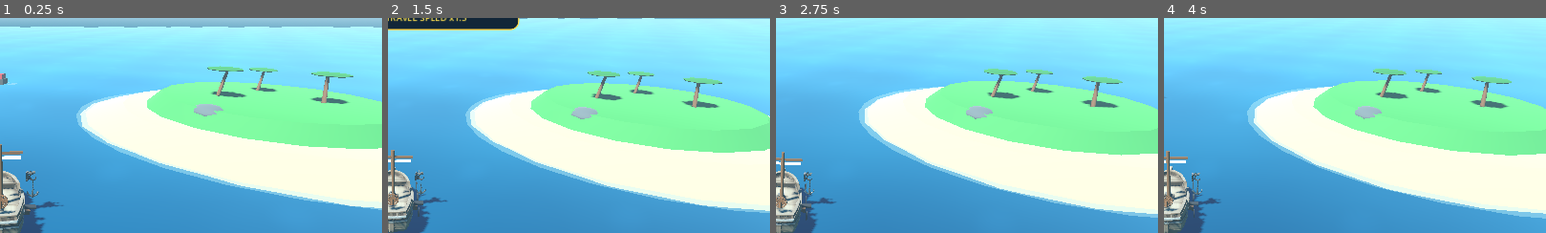
Above: before the commit, frames 1-4 (left to right).
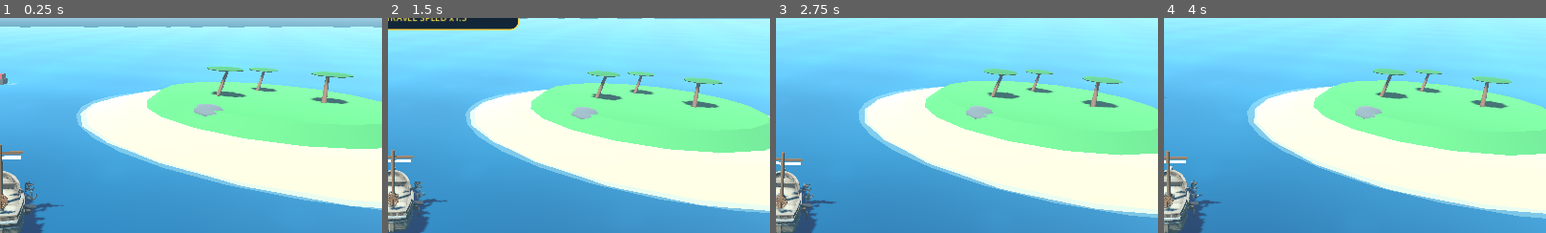
Above: after the commit, the same moments.

Repository: za99405com-ui/Pirate-Seasonline
Game: Godot game, scene res://scenes/world/world.tscn
Two runs of this game, one before a commit and one after it. Both use one fixed random seed, a clock stepped at 60 frames per second and the inputs below.
Inputs:
- Up to frame 1 (0.25 s): no input
- Up to frame 2 (1.5 s): click "UPGRADE 75 G" at 0.5 s; click "UPGRADE 120 G" at 1.25 s
- Up to frame 3 (2.75 s): click "UPGRADE 180 G" at 2 s
- Up to frame 4 (4 s): click "UPGRADE 250 G" at 2.75 s; click "UPGRADE 340 G" at 3.5 s
The pictures show only the part of the screen within x 50-100%, y 15-65%; the shares and areas given below are measured in that part.

The runs differ from the first frame. In frame 1, 0.3% of the frame differs, in the area x 6-16%, y 71-91%; in frame 2, 0.2%; in frame 3, 0.2%; in frame 4, 0.2%.

Commit message:
Fix anchor stow against starboard hull and throw forward-right, with fast sinking and curved tether

Diff:
--- a/godot_game/scripts/player/anchor_rig.gd
+++ b/godot_game/scripts/player/anchor_rig.gd
@@ -1,28 +1,31 @@
 class_name AnchorRig
 extends Node3D
-## Rigid anchor + fixed bracket + curved procedural rope. The anchor model lives
-## in WORLD space, allowing the hull to drift and then swing around the seabed pin.
-## Coordinates: +X starboard, -Z bow, Y=0 average waterline.
+## Starboard anchor attached beside the forward-right gunwale.
+## The anchor is thrown outward (+X), never backward toward the stern.
+## Its world-space pin and curved rope give the bow a real mooring point.
 
 enum State { RAISED, LOWERING, SET, RAISING }
 
 @export var anchor_model_path: String = "res://assets/models/Anchor_Mobile_2048.glb"
 @export var holder_model_path: String = "res://assets/models/Anchor_Holder_Mobile_2048.glb"
-@export var mount_offset: Vector3 = Vector3(2.12, 2.33, -1.38)
+@export var mount_offset: Vector3 = Vector3(2.06, 1.38, -1.47)
 @export var sea_floor_y: float = -3.5
-@export var lowering_speed: float = 2.6
-@export var raising_speed: float = 3.2
-@export var initial_rope_slack: float = 1.6
+@export var lowering_speed: float = 5.8
+@export var raising_speed: float = 4.2
+@export var throw_side_distance: float = 2.15
+@export var throw_forward_distance: float = 0.55
+@export var initial_rope_slack: float = 0.55
 
 var state: State = State.RAISED
 var seabed_point: Vector3 = Vector3.ZERO
-var rope_reach: float = 5.0
-var _anchor_position: Vector3 = Vector3.ZERO  # Anchor ring, NOT anchor center
+var rope_reach: float = 2.5
+var _anchor_position: Vector3 = Vector3.ZERO
+var _drop_progress: float = 0.0
+var _throw_start: Vector3 = Vector3.ZERO
 var _holder: Node3D
 var _anchor: Node3D
 var _rope: MeshInstance3D
 var _ship: Node3D
-var _rope_material: StandardMaterial3D
 var _rope_refresh: int = 0
 var _splash_life: float = 0.0
 var _splash: MeshInstance3D
@@ -31,43 +34,49 @@
 	_ship = get_parent() as Node3D
 	_holder = Node3D.new()
 	_holder.name = "StarboardAnchorHolder"
-	_holder.position = mount_offset
 	add_child(_holder)
-	if not _try_load_asset(_holder, holder_model_path, 1.0):
+	if not _try_load_asset(_holder, holder_model_path, 0.9):
 		_fallback_holder(_holder)
-	# Orient holder's hook toward open water, not inside the hull.
 	_holder.rotation.y = -0.18
 
 	_anchor = Node3D.new()
 	_anchor.name = "WorldAnchor"
 	add_child(_anchor)
 	_anchor.top_level = true
-	if not _try_load_asset(_anchor, anchor_model_path, 1.18):
+	if not _try_load_asset(_anchor, anchor_model_path, 1.22):
 		_fallback_anchor(_anchor)
 	else:
-		# Imported anchor local origin is below its top ring. Put its ring at
-		# WorldAnchor's pivot so the rope really attaches to the metal eye.
-		var model: Node3D = _anchor.get_child(0) as Node3D
-		model.position.y = -1.18
+		# Place the topmost part of the imported mesh right at the rope
+		# attachment pivot. The model stays alongside the hull when stowed.
+		var model := _anchor.get_child(0) as Node3D
+		var mesh: MeshInstance3D = _find_mesh(model)
+		if mesh:
+			var bounds: AABB = mesh.get_aabb()
+			var factor: float = model.scale.y
+			model.position = Vector3(
+				-bounds.get_center().x * factor,
+				-bounds.end.y * factor,
+				-bounds.get_center().z * factor
+			)
 
 	_rope = MeshInstance3D.new()
 	_rope.name = "CurvedAnchorRope"
 	add_child(_rope)
 	_rope.top_level = true
-	_rope_material = _material(Color(0.38, 0.29, 0.17), false)
-	_rope_material.cull_mode = BaseMaterial3D.CULL_DISABLED
-	_rope.material_override = _rope_material
+	var rope_material := _material(Color(0.36, 0.26, 0.16), false)
+	rope_material.cull_mode = BaseMaterial3D.CULL_DISABLED
+	_rope.material_override = rope_material
 	_rope.cast_shadow = GeometryInstance3D.SHADOW_CASTING_SETTING_OFF
 
 	_splash = MeshInstance3D.new()
 	_splash.name = "AnchorEntryRipple"
 	var torus := TorusMesh.new()
-	torus.inner_radius = 0.18
-	torus.outer_radius = 0.24
+	torus.inner_radius = 0.19
+	torus.outer_radius = 0.25
 	torus.rings = 12
 	torus.ring_segments = 16
 	_splash.mesh = torus
-	var splash_material := _material(Color(0.68, 0.91, 0.95, 0.7), false)
+	var splash_material := _material(Color(0.71, 0.91, 0.95, 0.7), false)
 	splash_material.shading_mode = BaseMaterial3D.SHADING_MODE_UNSHADED
 	splash_material.transparency = BaseMaterial3D.TRANSPARENCY_ALPHA
 	_splash.material_override = splash_material
@@ -76,33 +85,42 @@
 	_splash.visible = false
 	call_deferred("_reset_visuals")
 
+func get_attachment_position() -> Vector3:
+	return _attachment_position() + _ship.global_basis * Vector3(0.16, -0.04, 0.0)
+
+func _attachment_position() -> Vector3:
+	if not is_instance_valid(_ship):
+		return Vector3.ZERO
+	var ship_visuals: Node3D = _ship.get_node_or_null("Visuals") as Node3D
+	if ship_visuals:
+		return ship_visuals.to_global(mount_offset)
+	return _ship.to_global(mount_offset)
+
 func _stowed_ring() -> Vector3:
-	# Ring is next to the side bracket, with anchor hanging DOWN, beside the hull.
-	return _attachment_position() + _ship.global_basis * Vector3(0.28, -0.17, 0.0)
+	return _attachment_position() + _ship.global_basis * Vector3(0.18, -0.11, 0.0)
 
 func _reset_visuals() -> void:
-	if not is_instance_valid(_ship):
+	if not is_instance_valid(_ship) or not is_instance_valid(_anchor):
 		return
 	_anchor_position = _stowed_ring()
 	_anchor.global_position = _anchor_position
-	_rope_refresh = 0
+	_update_holder_position()
 	_update_rope()
 
 func toggle() -> void:
 	if state == State.RAISED or state == State.RAISING:
-		var start: Vector3 = _stowed_ring()
-		_anchor_position = _anchor.global_position
-		# The anchor is cast a SHORT distance toward the ship's heading as it
-		# drops; the seabed point stays in world space after the cast.
-		var launch: float = 0.0
-		if "current_forward_speed" in _ship:
-			launch = clampf(float(_ship.current_forward_speed) * 0.26, 0.0, 2.5)
-		seabed_point = start + (-_ship.global_basis.z * launch)
+		_throw_start = _stowed_ring()
+		_anchor_position = _throw_start
+		_drop_progress = 0.0
+		# Starboard (right) and slightly toward the BOW (-Z), not behind.
+		seabed_point = _throw_start + _ship.global_basis.x * throw_side_distance
+		seabed_point -= _ship.global_basis.z * throw_forward_distance
 		seabed_point.y = sea_floor_y
 		state = State.LOWERING
 	else:
 		state = State.RAISING
 	_splash.visible = false
+	_splash_life = 0.0
 
 func reset_anchor() -> void:
 	state = State.RAISED
@@ -123,93 +141,95 @@
 func update_anchor(delta: float) -> void:
 	if not is_instance_valid(_anchor):
 		return
+	_update_holder_position()
 	var stowed: Vector3 = _stowed_ring()
 	match state:
 		State.RAISED:
 			_anchor_position = stowed
 		State.LOWERING:
-			var previous_y: float = _anchor_position.y
-			_anchor_position.y = move_toward(_anchor_position.y, sea_floor_y + 0.18, lowering_speed * delta)
-			var horizontal_target := Vector3(seabed_point.x, _anchor_position.y, seabed_point.z)
-			_anchor_position = _anchor_position.lerp(horizontal_target, minf(1.0, delta * 1.35))
-			if previous_y > -0.05 and _anchor_position.y <= -0.05:
-				_splash_life = 0.65
+			_drop_progress = minf(_drop_progress + delta * 2.5, 1.0)
+			var throw_blend: float = smoothstep(0.0, 1.0, _drop_progress)
+			_anchor_position.x = lerpf(_throw_start.x, seabed_point.x, throw_blend)
+			_anchor_position.z = lerpf(_throw_start.z, seabed_point.z, throw_blend)
+			var old_y: float = _anchor_position.y
+			_anchor_position.y = move_toward(_anchor_position.y, sea_floor_y + 0.13, lowering_speed * delta)
+			if old_y > -0.10 and _anchor_position.y <= -0.10:
+				_splash_life = 0.58
 				_splash.visible = true
-				_splash.global_position = Vector3(_anchor_position.x, -0.09, _anchor_position.z)
-			if _anchor_position.y <= sea_floor_y + 0.19:
-				_anchor_position = seabed_point + Vector3(0, 0.18, 0)
+				_splash.global_position = Vector3(_anchor_position.x, -0.10, _anchor_position.z)
+			if _drop_progress >= 1.0 and _anchor_position.y <= sea_floor_y + 0.14:
+				_anchor_position = seabed_point + Vector3(0.0, 0.13, 0.0)
 				state = State.SET
-				# Extra payout allows the vessel to drift slightly before it
-				# feels the line go taut and then settles.
-				var offset: Vector3 = _ship.global_position - seabed_point
-				rope_reach = Vector2(offset.x, offset.z).length() + initial_rope_slack
+				var ring_offset: Vector3 = get_attachment_position() - seabed_point
+				rope_reach = Vector2(ring_offset.x, ring_offset.z).length() + initial_rope_slack
 		State.SET:
-			_anchor_position = seabed_point + Vector3(0, 0.18, 0)
+			_anchor_position = seabed_point + Vector3(0.0, 0.13, 0.0)
 		State.RAISING:
 			_anchor_position = _anchor_position.move_toward(stowed, raising_speed * delta)
-			if _anchor_position.distance_to(stowed) <= 0.035:
+			if _anchor_position.distance_to(stowed) <= 0.045:
 				_anchor_position = stowed
 				state = State.RAISED
 	_anchor.global_position = _anchor_position
 	_rope_refresh += 1
-	if _rope_refresh % 2 == 0 or state == State.RAISED:
+	if (_rope_refresh % 2) == 0 or state == State.RAISED:
 		_update_rope()
 	if _splash_life > 0.0:
 		_splash_life -= delta
-		_splash.scale = Vector3.ONE * lerpf(2.0, 0.8, clampf(_splash_life / 0.65, 0.0, 1.0))
+		_splash.scale = Vector3.ONE * (1.0 + (0.58 - _splash_life) * 2.0)
 		if _splash_life <= 0.0:
 			_splash.visible = false
 
-func _attachment_position() -> Vector3:
-	return _ship.to_global(mount_offset) if is_instance_valid(_ship) else Vector3.ZERO
+func _update_holder_position() -> void:
+	if is_instance_valid(_holder):
+		_holder.global_position = _attachment_position()
 
 func _update_rope() -> void:
 	if not is_instance_valid(_rope):
 		return
-	var start: Vector3 = _attachment_position() + _ship.global_basis * Vector3(0.26, 0.16, 0)
+	var start: Vector3 = get_attachment_position()
 	var finish: Vector3 = _anchor_position
 	var straight: float = start.distance_to(finish)
-	# The rope pays out from the starboard hook; a gentle catenary-like sag
-	# replaces the previous laser-straight, vertical cylinder.
-	var droop: float = clampf(straight * 0.095, 0.08, 0.72)
+	var droop: float = clampf(straight * 0.14, 0.05, 0.9)
 	if state == State.RAISED:
-		droop = 0.05
-	var sideways := _ship.global_basis.x * minf(straight * 0.12, 0.35)
+		droop = 0.035
+	var sideways: Vector3 = _ship.global_basis.x * minf(straight * 0.14, 0.35)
 	var middle: Vector3 = (start + finish) * 0.5 + sideways - Vector3.UP * droop
-	var result := SurfaceTool.new()
-	result.begin(Mesh.PRIMITIVE_TRIANGLES)
+	# Curved rope generated in world coordinates; parent boat can rotate
+	# without dragging the seabed anchor along with it.
+	var surface := SurfaceTool.new()
+	surface.begin(Mesh.PRIMITIVE_TRIANGLES)
 	var sides: int = 6
-	var segments: int = 12
-	var radius: float = 0.035
+	var segments: int = 14
+	var radius: float = 0.040
 	for step in range(segments):
 		var t0: float = float(step) / float(segments)
 		var t1: float = float(step + 1) / float(segments)
 		var a: Vector3 = _bezier(start, middle, finish, t0)
 		var b: Vector3 = _bezier(start, middle, finish, t1)
-		var direction: Vector3 = (b - a).normalized()
-		var across: Vector3 = direction.cross(Vector3.UP)
+		var tangent: Vector3 = (b - a).normalized()
+		var across: Vector3 = tangent.cross(Vector3.UP)
 		if across.length_squared() < 0.01:
-			across = direction.cross(Vector3.FORWARD)
+			across = tangent.cross(Vector3.FORWARD)
 		across = across.normalized()
-		var second: Vector3 = direction.cross(across).normalized()
+		var second: Vector3 = tangent.cross(across).normalized()
 		for side in range(sides):
-			var angle0: float = TAU * float(side) / float(sides)
-			var angle1: float = TAU * float(side + 1) / float(sides)
-			var off0: Vector3 = (across * cos(angle0) + second * sin(angle0)) * radius
-			var off1: Vector3 = (across * cos(angle1) + second * sin(angle1)) * radius
-			result.add_vertex(a + off0)
-			result.add_vertex(b + off0)
-			result.add_vertex(a + off1)
-			result.add_vertex(a + off1)
-			result.add_vertex(b + off0)
-			result.add_vertex(b + off1)
-	result.generate_normals()
-	_rope.mesh = result.commit()
+			var a0: float = TAU * float(side) / float(sides)
+			var a1: float = TAU * float(side + 1) / float(sides)
+			var off0: Vector3 = (across * cos(a0) + second * sin(a0)) * radius
+			var off1: Vector3 = (across * cos(a1) + second * sin(a1)) * radius
+			surface.add_vertex(a + off0)
+			surface.add_vertex(b + off0)
+			surface.add_vertex(a + off1)
+			surface.add_vertex(a + off1)
+			surface.add_vertex(b + off0)
+			surface.add_vertex(b + off1)
+	surface.generate_normals()
+	_rope.mesh = surface.commit()
 	_rope.global_transform = Transform3D.IDENTITY
 
 func _bezier(a: Vector3, b: Vector3, c: Vector3, t: float) -> Vector3:
-	var u: float = 1.0 - t
-	return a * u * u + b * 2.0 * t * u + c * t * t
+	var one_minus: float = 1.0 - t
+	return a * one_minus * one_minus + b * 2.0 * t * one_minus + c * t * t
 
 func _try_load_asset(parent: Node3D, path: String, target_span: float) -> bool:
 	if not ResourceLoader.exists(path):
